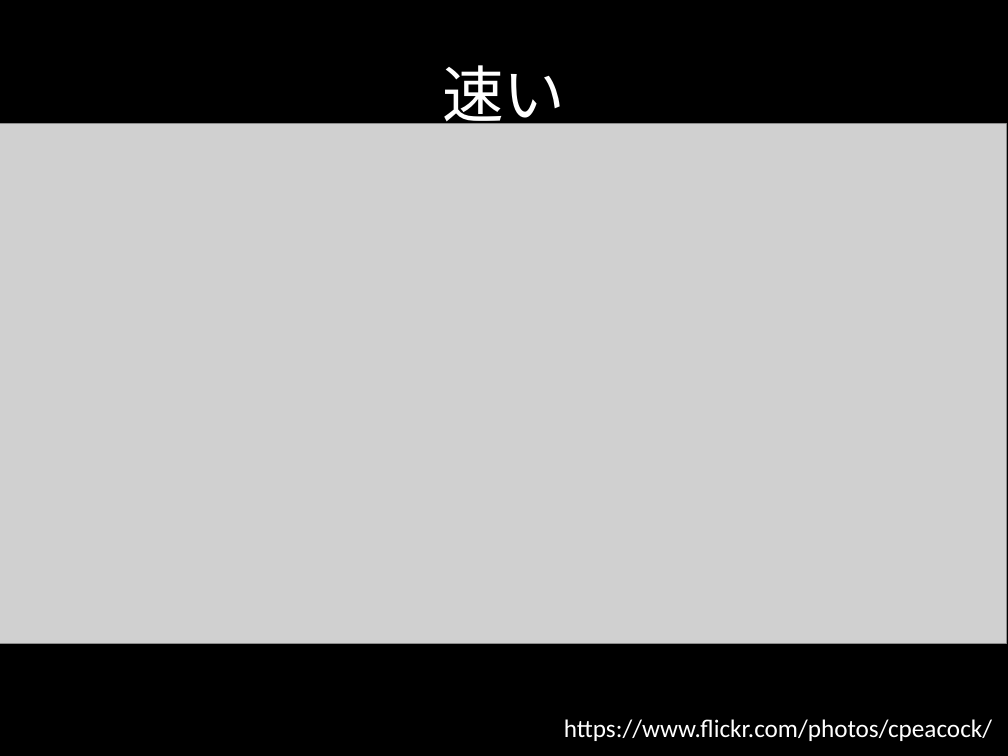
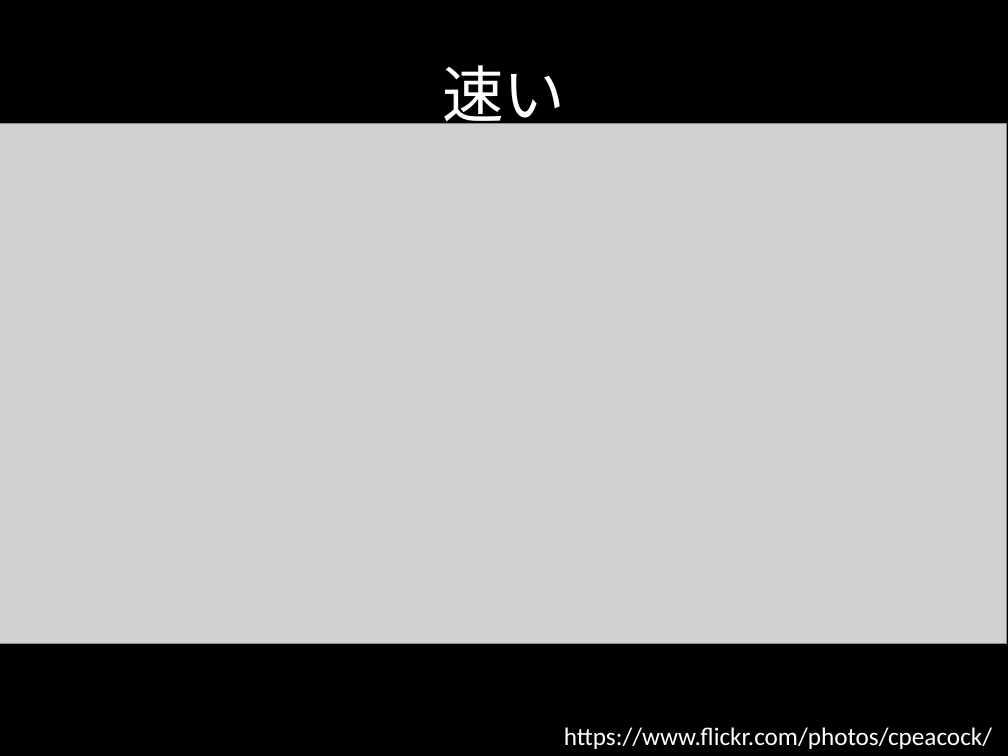
Before and after one commit to citrus1981/document, a slide deck: slide 14 of agile.pptx (slide 13 before the commit). Drawn at 1008x756 pixels with LibreOffice and Linux fonts; fonts in the diff are those of the drawing; grey boxes stand for pictures. Boxes give left, top, right and bottom in pixels: in the first picture for what was removed or moved away, otherwise in the second. Text is boxed around its words. In the diff, an @@ line names an element or a change of style, - is before the commit and + after.

```diff
--- a/agile.pptx
+++ b/agile.pptx
@@ text "https://www.flickr.com/photos/cpeacock/": place and size @@
-text "https://www.flickr.com/photos/cpeacock/" at bbox=[564, 719, 992, 741]
+text "https://www.flickr.com/photos/cpeacock/" at bbox=[564, 727, 992, 749]
```
Also in this commit, not shown: 2 other slides changed, 2 slides added, 1 slide removed.
